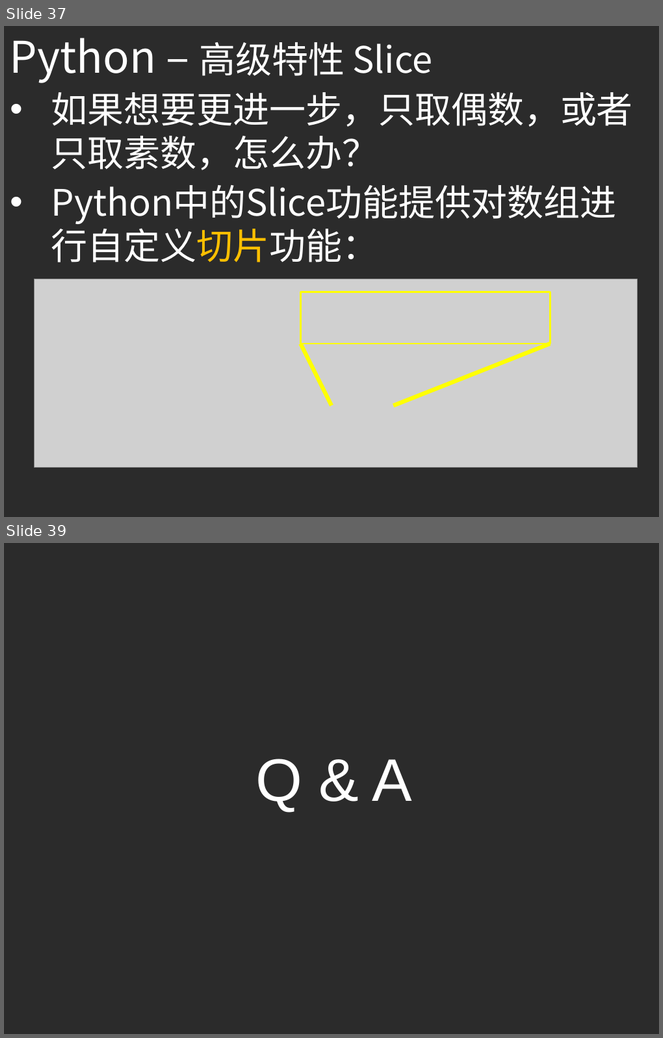
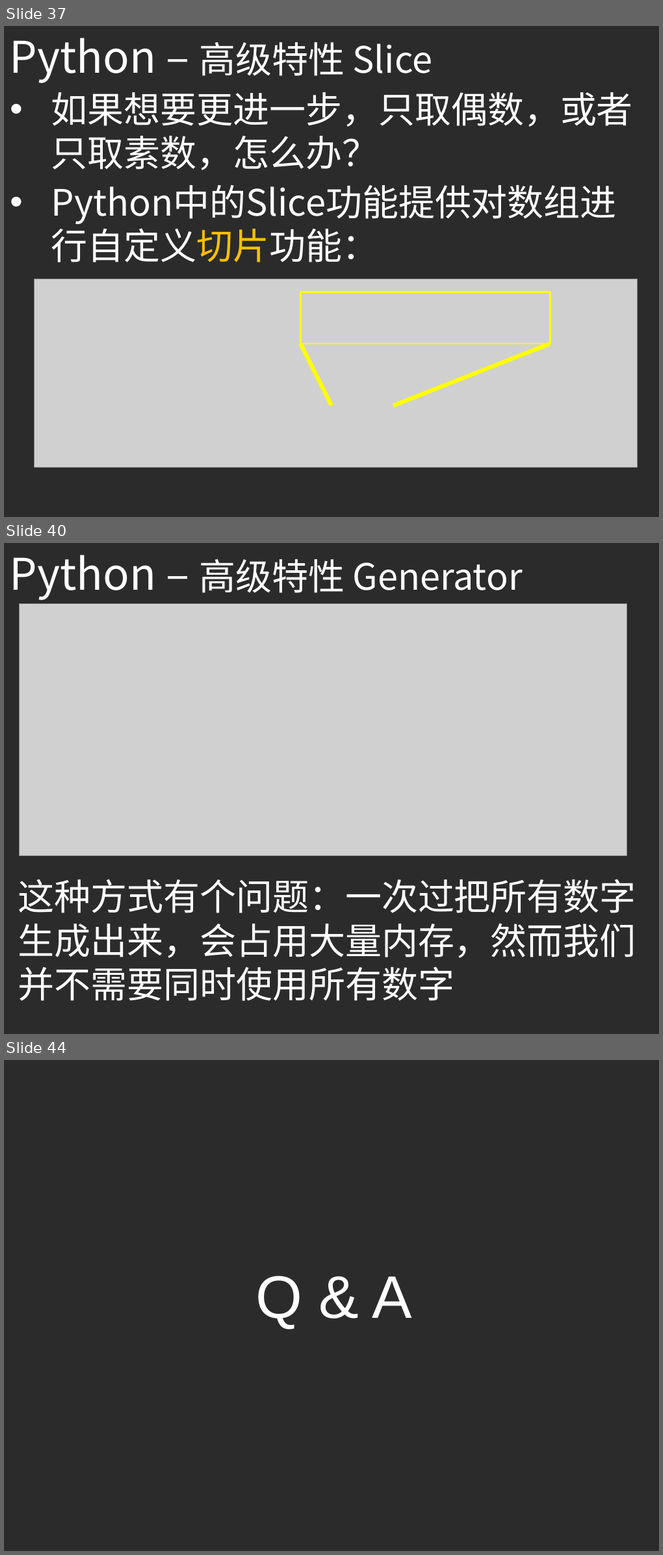
Before and after one commit to ouriris/ml-course, a slide deck: chapter.1/ppt/ML_CH1_Python_Basic.pptx. Shown one above the other, each under a label of ours: slides 37 and 39 before the commit, slides 37, 40 and 44 after it; the slides between them are not shown. The pictures are 663x1038 and 663x1555 pixels, drawn with LibreOffice and Linux fonts; fonts in the diff are those of the drawing; grey boxes stand for pictures; background and template pictures are left out; a plain dark background stands for a picture behind light text. Boxes give left, top, right and bottom in pixels: in the first picture for what was removed or moved away, otherwise in the second. Text is boxed around its words. In the diff, an @@ line names an element or a change of style, - is before the commit and + after.

```diff
--- a/chapter.1/ppt/ML_CH1_Python_Basic.pptx
+++ b/chapter.1/ppt/ML_CH1_Python_Basic.pptx
@@ slide 40 added at (4, 543, 659, 1034), background picture (left out) @@
@@ text added at (10, 555, 523, 600), 40 pt, text #FFFFFF @@
+Python – 高级特性 Generator
@@ picture added at (19, 604, 627, 856) @@
@@ text added at (18, 879, 636, 1001), 40 pt, text #FFFFFF @@
+这种方式有个问题：一次过把所有数字生成出来，会占用大量内存，然而我们并不需要同时使用所有数字
@@ what was slide 39 is now slide 44 @@
```
Also in this commit, not shown: 1 slide changed, 4 other slides added.
